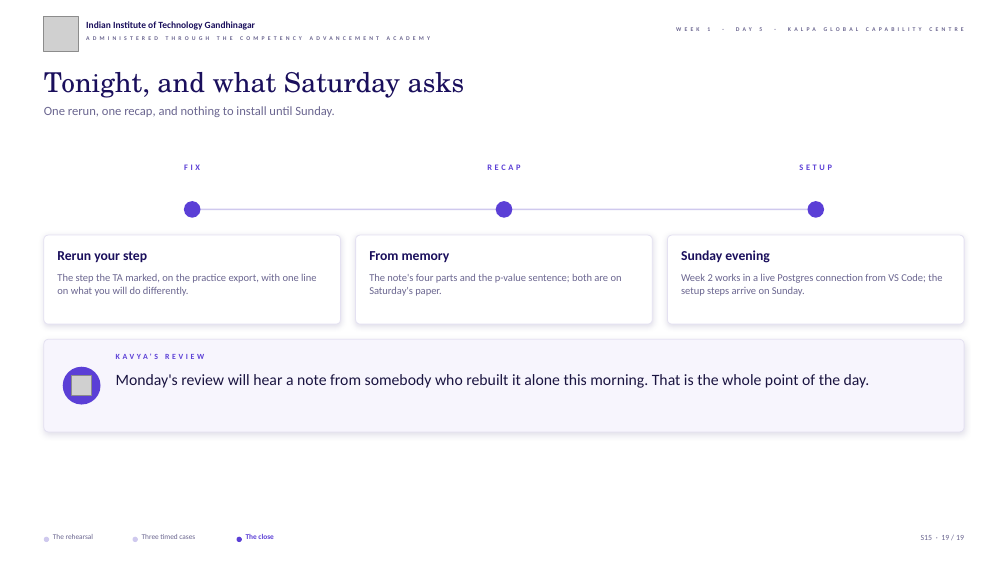
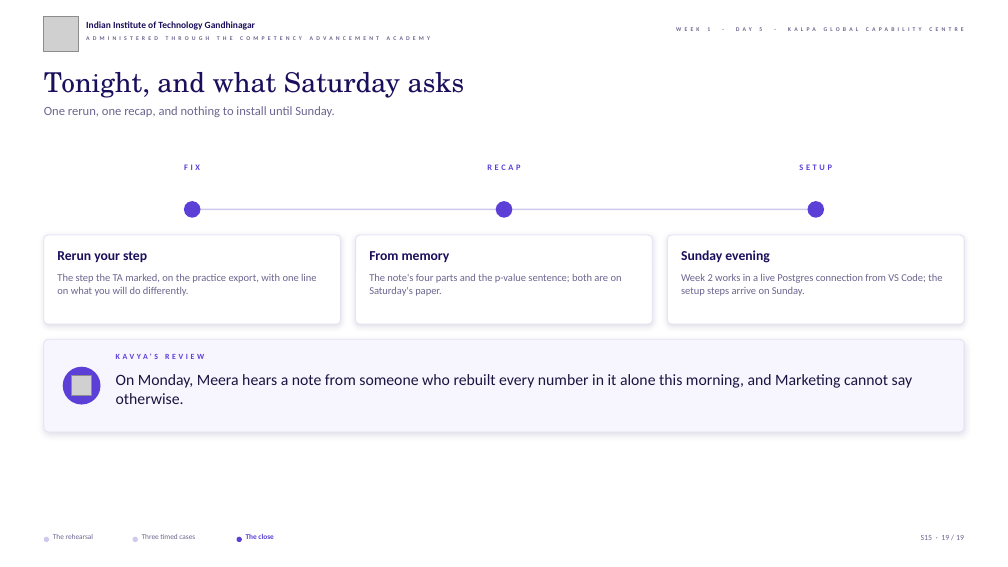
Before and after one commit to fde-academy-lab/c2-content-factory, a slide deck: slide 19 of content/W01/D5/slides/C2_W01_D05_rehearsal_STUDENT.pptx. Drawn at 1008x567 pixels with LibreOffice and Linux fonts; fonts in the diff are those of the drawing; grey boxes stand for pictures; background and template pictures are left out. Boxes give left, top, right and bottom in pixels: in the first picture for what was removed or moved away, otherwise in the second. Text is boxed around its words. In the diff, an @@ line names an element or a change of style, - is before the commit and + after.

```diff
--- a/content/W01/D5/slides/C2_W01_D05_rehearsal_STUDENT.pptx
+++ b/content/W01/D5/slides/C2_W01_D05_rehearsal_STUDENT.pptx
@@ text at (116, 374, 913, 404): text changed @@
-Monday's review will hear a note from somebody who rebuilt it alone this morning. That is the whole point of the day.
+On Monday, Meera hears a note from someone who rebuilt every number in it alone this morning, and Marketing cannot say otherwise.
```
Also in this commit, not shown: 2 other slides changed, 7 other files.
